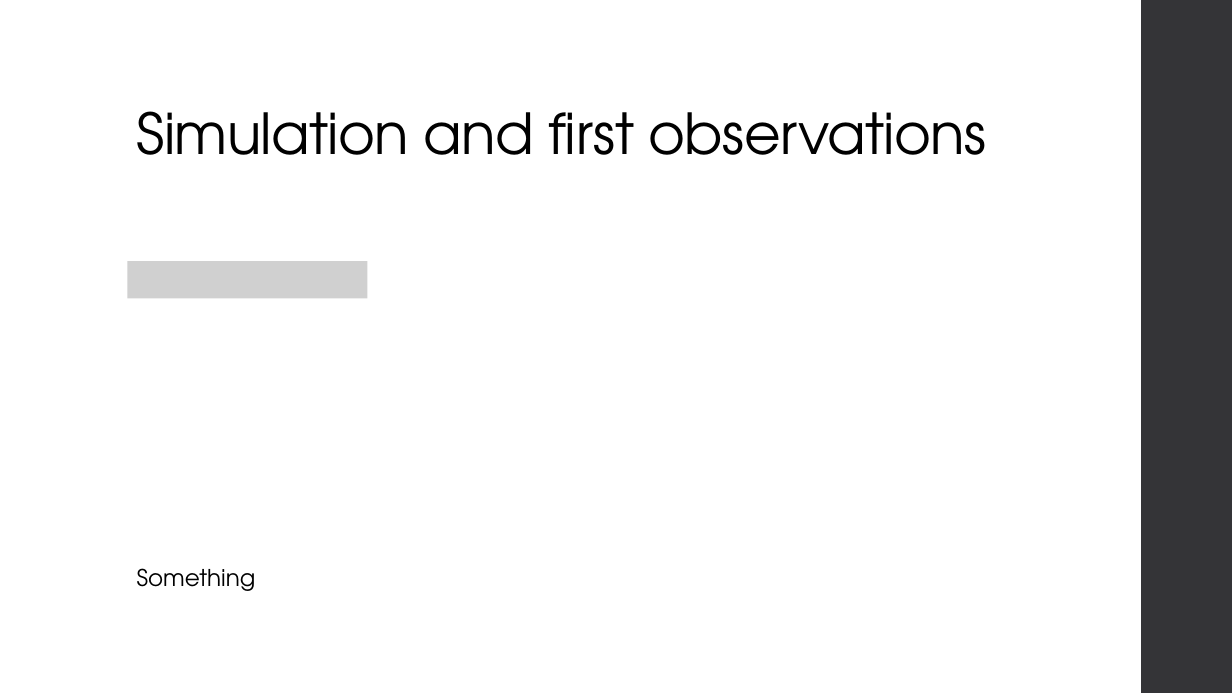
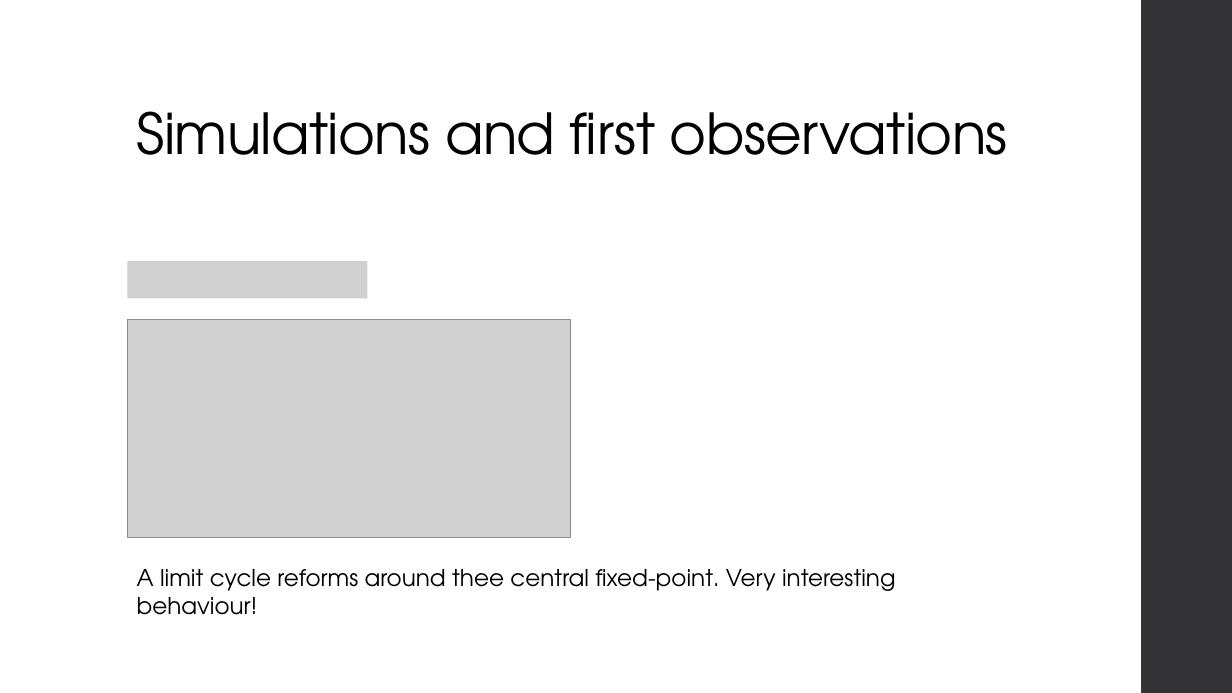
Before and after one commit to JonasEBrown/University, a slide deck: slide 9 of EPSRC Internship/October Presentation.pptx. Drawn at 1232x693 pixels with LibreOffice and Linux fonts; fonts in the diff are those of the drawing; grey boxes stand for pictures. Boxes give left, top, right and bottom in pixels: in the first picture for what was removed or moved away, otherwise in the second. Text is boxed around its words. In the diff, an @@ line names an element or a change of style, - is before the commit and + after.

Commit message:
PowerPoint plan

```diff
--- a/EPSRC Internship/October Presentation.pptx
+++ b/EPSRC Internship/October Presentation.pptx
@@ title at box(137, 111, 1008, 155): text changed @@
-Simulation and first observations
+Simulations and first observations
@@ picture added at box(128, 320, 570, 538) @@
@@ text at box(137, 569, 895, 615): text changed @@
-Something
+A limit cycle reforms around thee central fixed-point. Very interesting behaviour!
```
Also in this commit, not shown: 7 other slides changed, 5 slides added, 3 other files.
